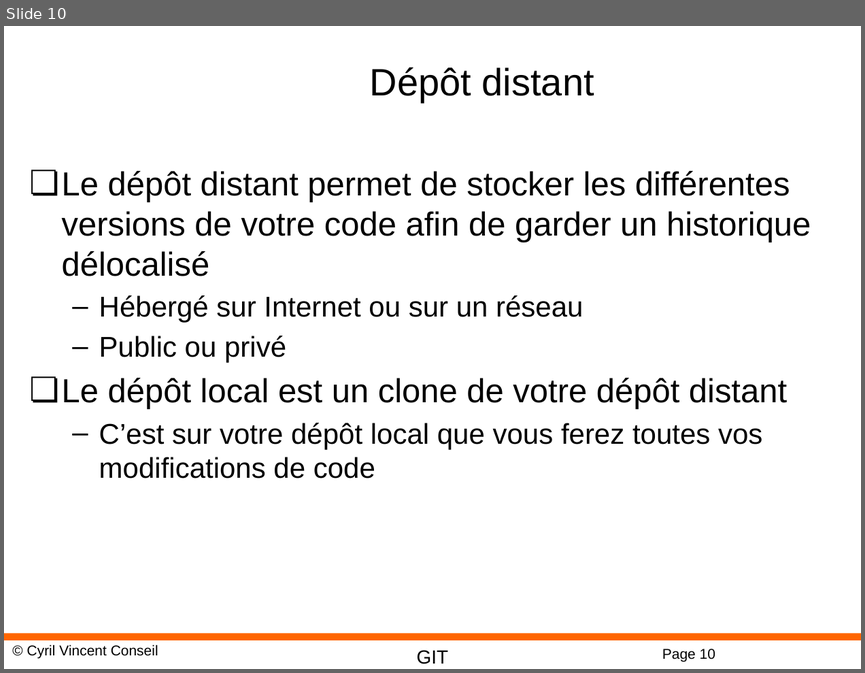
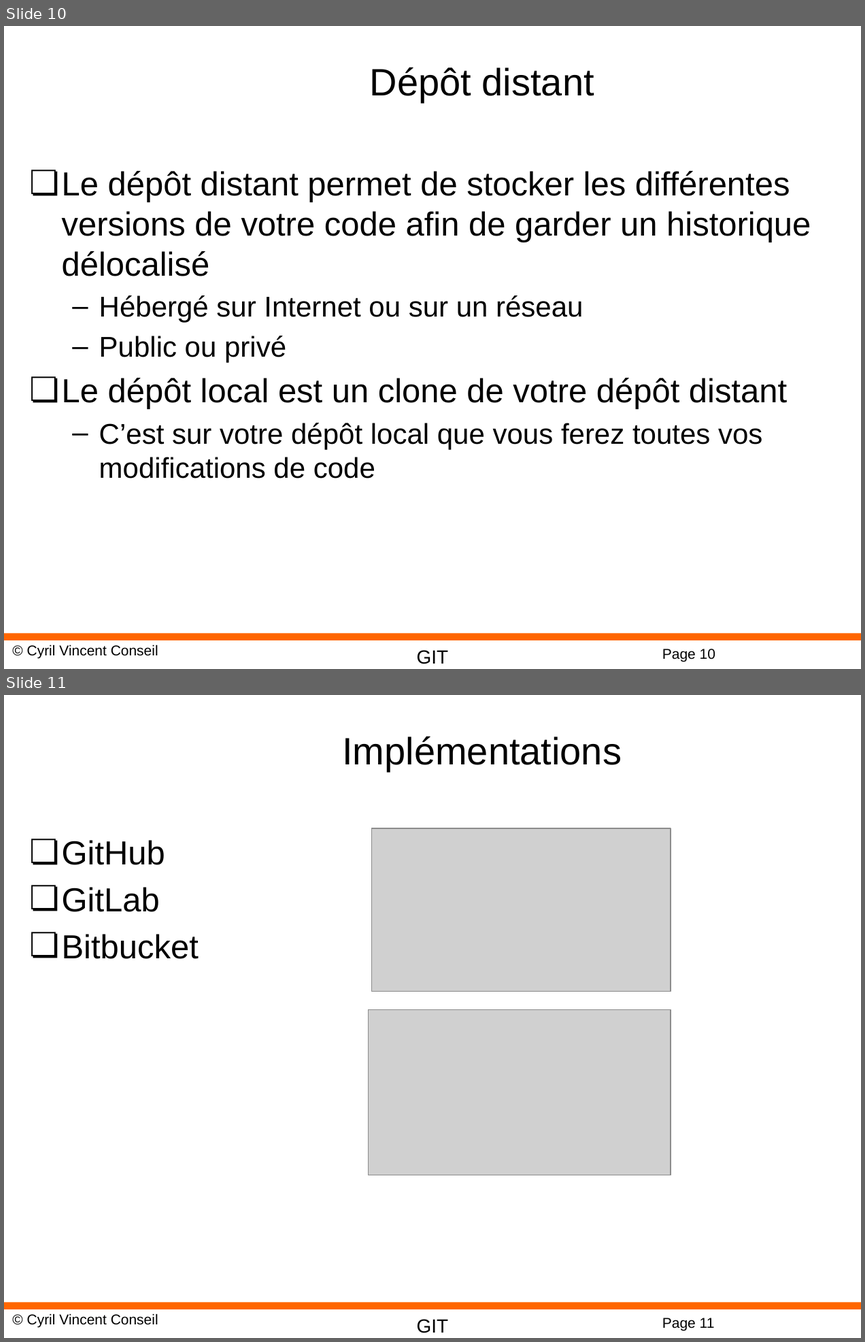
Before and after one commit to cyrilvincent/cicd, a slide deck: ppt/CICD04-Git.pptx. Shown one above the other, each under a label of ours: slide 10 before the commit, slides 10 and 11 after it. The pictures are 865x673 and 865x1342 pixels, drawn with LibreOffice and Linux fonts; fonts in the diff are those of the drawing; grey boxes stand for pictures; background and template pictures are left out. Boxes give left, top, right and bottom in pixels: in the first picture for what was removed or moved away, otherwise in the second. Text is boxed around its words. In the diff, an @@ line names an element or a change of style, - is before the commit and + after.

```diff
--- a/ppt/CICD04-Git.pptx
+++ b/ppt/CICD04-Git.pptx
@@ slide 11 added at [4,695,861,1338], background #FFFFFF; not listed: 4 template elements that a slide beside it also shows @@
@@ title added at [342,736,621,772], 32 pt, text #000000 @@
+Implémentations
@@ picture added at [372,829,670,991] @@
@@ text added at [62,840,198,959], 28 pt, text #000000 @@
+❏ GitHub
+❏ GitLab
+❏ Bitbucket
@@ picture added at [368,1009,670,1175] @@
```
Also in this commit, not shown: 2 other files.
